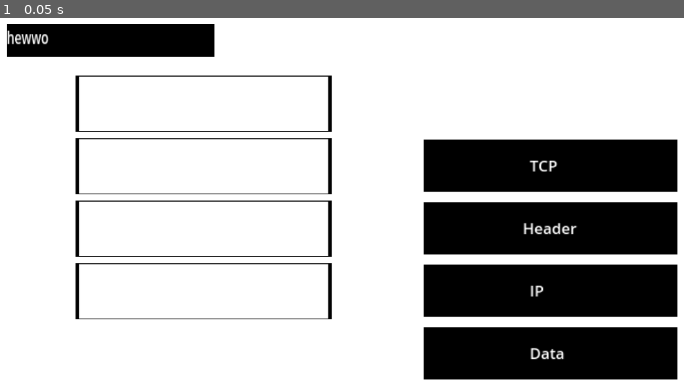
Above: before the commit, frame 1.
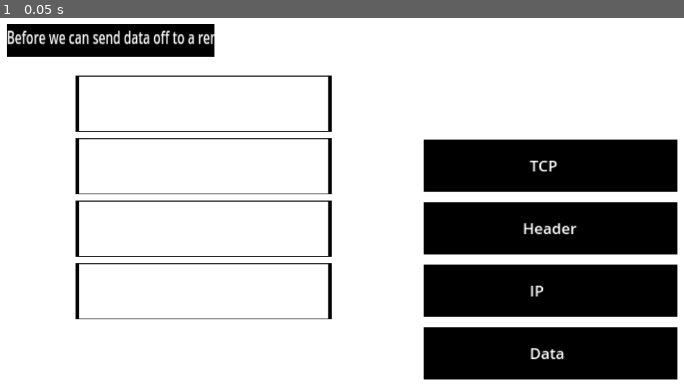
Above: after the commit, the same moment.

Repository: caw8592/TCP-IP-Hackathon
Game: Godot game, scene res://Level/Step2/Step2_Encapsulation.tscn
Two runs of this game, one before a commit and one after it. Both use one fixed random seed, a clock stepped at 60 frames per second and the inputs below. This scene is started directly instead of the project's main scene.
Inputs:
- Up to frame 1 (0.05 s): no input

The runs differ from the first frame. In frame 1, 0.6% of the frame differs, in the area x 1-32%, y 3-8%.

Commit message:
text for scene 2

Diff:
--- a/Text/EncapsulationLabel/Control.gd
+++ b/Text/EncapsulationLabel/Control.gd
@@ -4,42 +4,54 @@
 var txt
 
 func _ready():
-	txt = "hewwo"
+	display_next()
 
 # Called when the node enters the scene tree for the first time.
 func _process(delta):
 	$Label.text = txt
 
 
-func display_error():
-	txt = "NO!!"
+func display_data(x):
+	if x == 0:
+		txt = "This is the data block, it should go in first!"
+	if x == 1:
+		txt = "Correct! you now have a block of data"
+
+func display_TCP(x):
+	if x == 0:
+		txt = "This is the TCP block, it should go in second!"
+	if x == 1:
+		txt = "Correct! you now have a segment"
+
+func display_IP(x):
+	if x == 0:
+		txt = "This is the IP block, it should go in third!"
+	if x == 1:
+		txt = "Correct! you now have a packet"
+
+func display_header_footer(x):
+	if x == 0:
+		txt = "This is the header/footer, it should go in fourth alongside the header/footer!"
+	if x == 1:
+		txt = "Correct! you now have a frame"
 
 func display_next():
 	if step == 0:
-		txt = "no!!"
+		txt = "Before we can send data off to a remote terminal well have to complete the process of encapsulatiion. This will
+		result in a frame that will ensure the information will make it to the correct location and be parcable by whatever is at
+		its destination"
 		step += 1
 	elif step == 1:
-		txt = "Drag your host computer's syncronization request to the remote terminal."
+		txt = "Encapsulation occurs in 5 stages of adding data. First the data that you wish to be send, second TCP information that
+		will assist in the three way handshake that we just went over, third ip information providing the source and destination IP
+		addresses, fourth a header and a footer providing some meta information about the frame and what should happen say it fails,
+		finally the information gets sent"
 		step += 1
 	elif step == 2:
-		txt = "Now that the request has been recieved by the remote terminal it will send back
-		both an acknowledgement of the request and also another syncronization request to the host.
-		This is the second part of the \"Three Way Handshake\"."
+		txt = "Lets see if you remember that order! drag these \"data blocks\" into the next glowing area in the correct order. Keep in mind,
+		while you wont need to know the structure for this exsersize, the structure these are being inserted in is how a frame will always be
+		structured"
 		step += 1
 	elif step == 3:
-		txt = "Drag the remote computers acknowledgement and syncronization request to your host terminal."
+		txt = "FELICITATIONS!!! you have completed a full frame. Hit that send button, you deserve it champ"
 		step += 1
-	elif step == 4:
-		txt = "The third and final step of this handshake is for your host terminal to acknowledge the
-		syncronization information from the remote terminal."
-		step += 1
-	elif step == 5:
-		txt = "Drag your host computer's acknowledgement to the remote terminal to complete the handshake."
-		step += 1
-	elif step == 6:
-		txt = "CONGRATULATIONS! you have now set up a secure connection to a remote terminal and are ready to
-		begin sending data. Next we will talk about how this data must be encapsulated for sending and then
-		decapsulated after being sent."
-		step += 1
-	elif step == 7:
-		txt = ""
